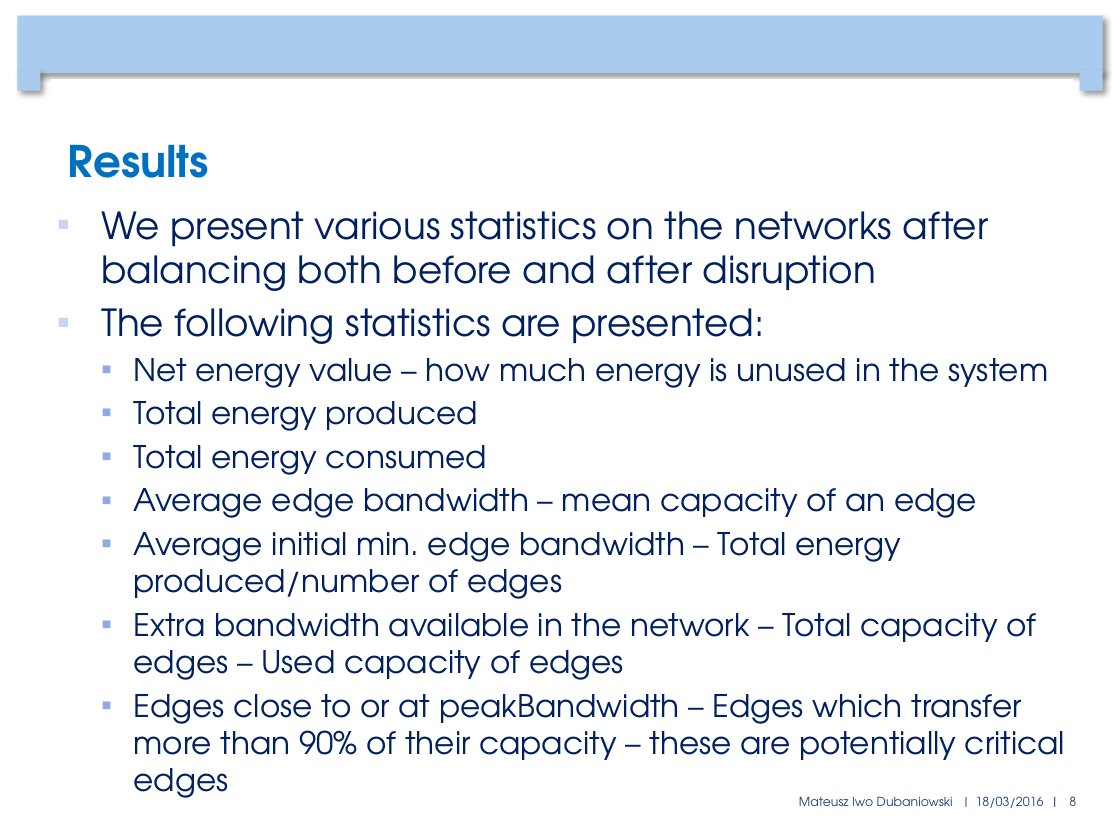
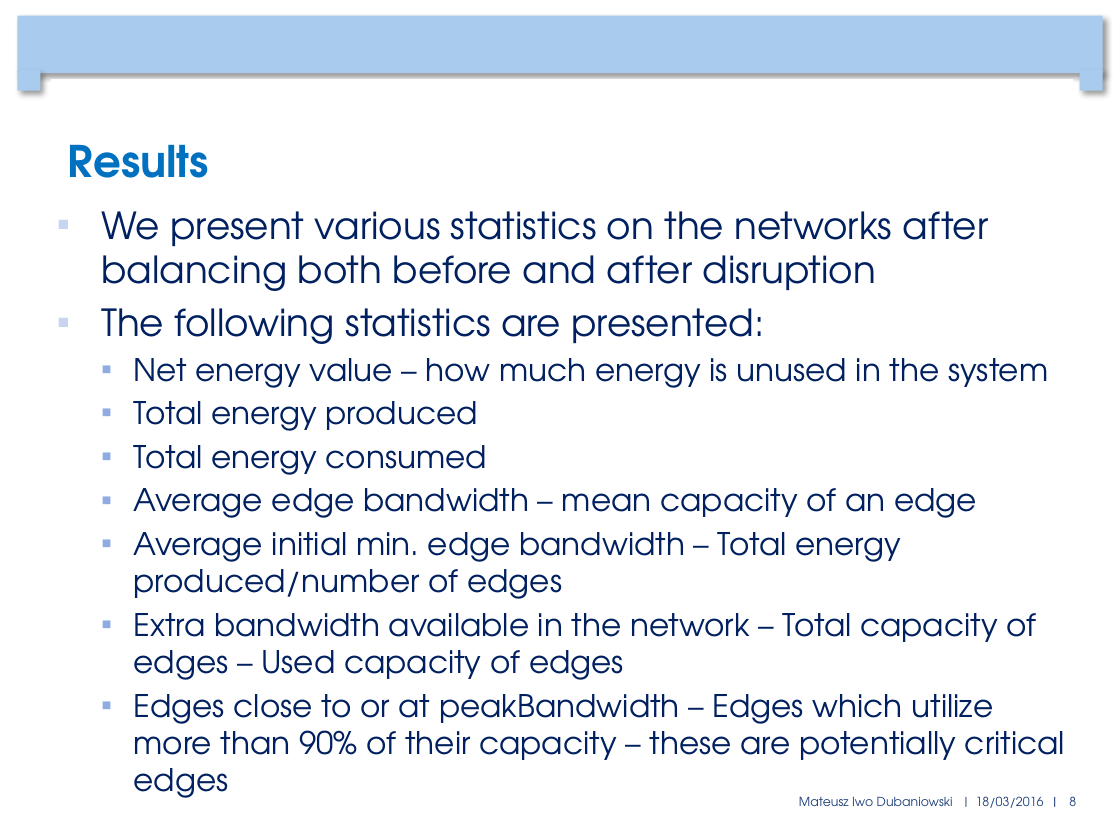
Before and after one commit to mduban/CNProject, a slide deck: slide 8 of FinalPresentation.pptx. Drawn at 1120x840 pixels with LibreOffice and Linux fonts; fonts in the diff are those of the drawing; background and template pictures are left out. Boxes give left, top, right and bottom in pixels: in the first picture for what was removed or moved away, otherwise in the second. Text is boxed around its words. In the diff, an @@ line names an element or a change of style, - is before the commit and + after.

```diff
--- a/FinalPresentation.pptx
+++ b/FinalPresentation.pptx
@@ text at bbox=[134, 694, 1065, 769]: text changed @@
-  ▪ Edges close to or at peakBandwidth – Edges which transfer more than 90% of their capacity – these are potentially critical edges
+  ▪ Edges close to or at peakBandwidth – Edges which utilize more than 90% of their capacity – these are potentially critical edges
```
Also in this commit, not shown: 5 other slides changed.
